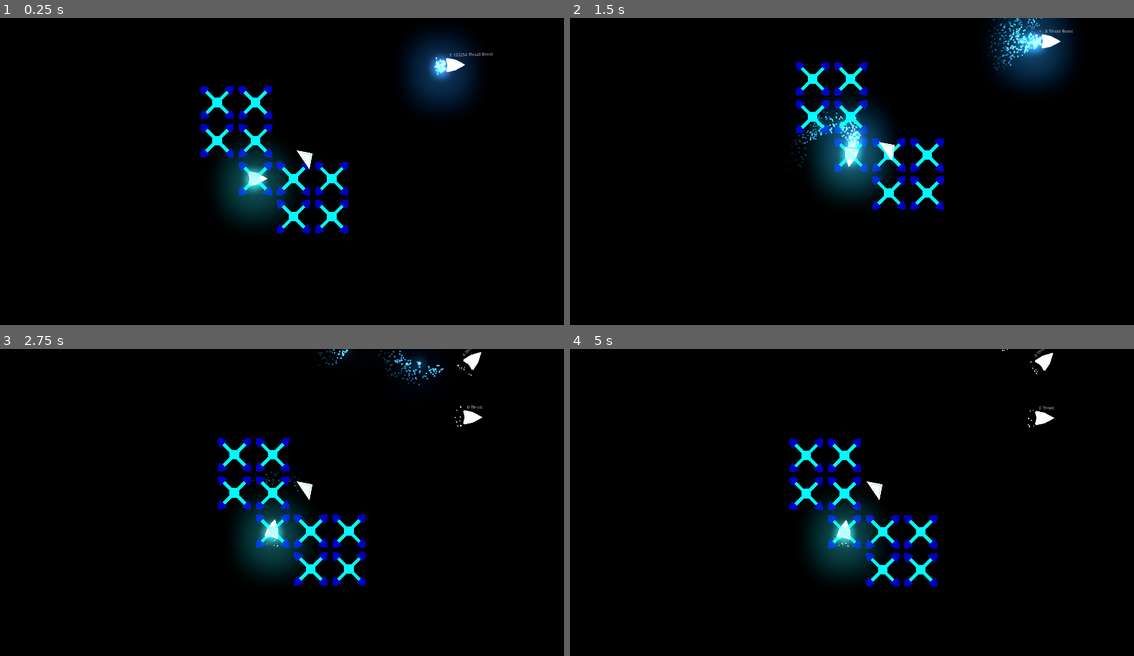
Above: before the commit, frames 1-4 (two rows, left to right).
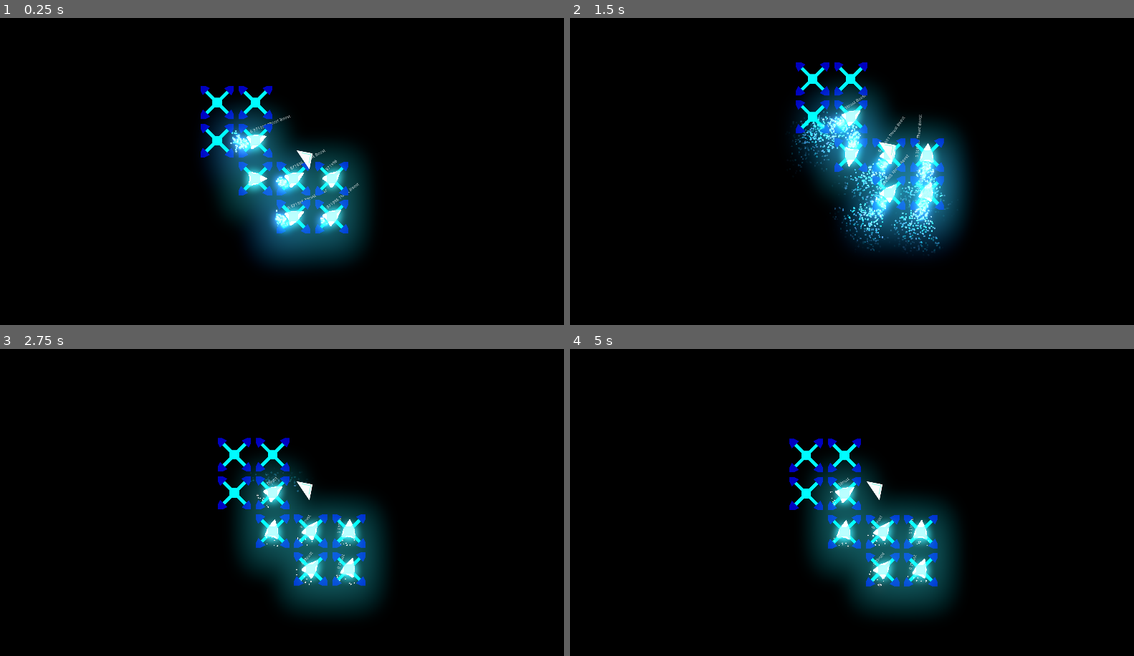
Above: after the commit, the same moments.

Repository: Insta-x/boost-racer
Game: Godot game, scene res://Src/Game.tscn
Same seed, same stepped clock (60 frames per second), same inputs: the game is played once before the commit and once after it.
Inputs:
- Up to frame 1 (0.25 s): no input
- Up to frame 2 (1.5 s): hold D (turn_right) 0.53-1.28 s; hold Shift (boost) 0.53-1.28 s; hold Space (brake) from 1.28 s (still down); tap Shift (boost) at 1.35 s
- Up to frame 3 (2.75 s): release Space (brake) at 2.03 s; hold D (turn_right) from 2.03 s (still down); hold Shift (boost) from 2.03 s (still down)
- Up to frame 4 (5 s): release D (turn_right) at 2.78 s; release Shift (boost) at 2.78 s; hold W (thrust) 2.78-3.53 s; tap Shift (boost) at 2.85, 4.35 s; hold Shift (boost) 3.53-4.28 s; hold A (turn_left) from 3.53 s (still down)

The runs differ from the first frame. In frame 1, 12% of the frame differs, in the area x 36-88%, y 4-82%; in frame 2, 13%, in the area x 39-90%, y 0-78%; in frame 3, 8.5%; in frame 4, 8.0%.

Commit message:
finish park

Diff:
--- a/Src/GameWorld.tscn
+++ b/Src/GameWorld.tscn
@@ -12,7 +12,7 @@
 collision_mask = 3
 
 [node name="CollisionPolygon2D" type="CollisionPolygon2D" parent="OuterWall"]
-polygon = PoolVector2Array( -640, 9088, -640, 9024, -64, 844 …(310 unchanged characters)…  2752, 14080, 2432, 13504, 1856, 13504, -64, 11840, -64, 11520, 256, 11520, 1472 …(161 unchanged characters)…
+polygon = PoolVector2Array( -640, 9088, -640, 9024, -64, 844 …(310 unchanged characters)…  2752, 14080, 2432, 13504, 1856, 13504, 256, 13952, -192, 13632, -512, 13184, -64, 11840, -64, 11520, 256, 11520, 1472 …(161 unchanged characters)…
 __meta__ = {
 "_edit_lock_": true
 }
@@ -107,7 +107,7 @@
 position = Vector2( 13504, -64 )
 
 [node name="CollisionPolygon2D" type="CollisionPolygon2D" parent="FinishArea2D"]
-polygon = PoolVector2Array( 0, 0, -320, 0, -256, 192, -192, 256, 0, 320 )
+polygon = PoolVector2Array( 128, -448, -320, 0, -256, 192, -192, 256, 0, 320, 448, -128 )
 __meta__ = {
 "_edit_lock_": true
 }
@@ -392,18 +392,18 @@
 rotation = 0.201052
 
 [node name="EnemyRacer" parent="PathFinder" instance=ExtResource( 1 )]
-position = Vector2( 151, 8578 )
+position = Vector2( -64, 9216 )
 
 [node name="EnemyRacer2" parent="PathFinder" instance=ExtResource( 1 )]
-position = Vector2( 471, 8834 )
+position = Vector2( 64, 9344 )
 
 [node name="EnemyRacer3" parent="PathFinder" instance=ExtResource( 1 )]
-position = Vector2( 351, 8562 )
+position = Vector2( 64, 9216 )
 
 [node name="EnemyRacer4" parent="PathFinder" instance=ExtResource( 1 )]
-position = Vector2( 479, 8643 )
+position = Vector2( -64, 9344 )
 
 [node name="EnemyRacer5" parent="PathFinder" instance=ExtResource( 1 )]
-position = Vector2( 129, 8371 )
+position = Vector2( -192, 9088 )
 
 [editable path="PathFinder"]
--- a/Src/RaceComponents/RacerLock.tscn
+++ b/Src/RaceComponents/RacerLock.tscn
@@ -3,6 +3,7 @@
 [ext_resource path="res://Src/RaceComponents/RacerLock.gd" type="Script" id=1]
 
 [node name="RacerLock" type="Polygon2D"]
+z_index = 1
 color = Color( 0, 1.86, 2, 0.5 )
 polygon = PoolVector2Array( -32, 40, -8, 16, 8, 16, 32, 40, 40, 32, 16, 8, 16, -8, 40, -32, 32, -40, 8, -16, -8, -16, -32, -40, -40, -32, -16, -8, -16, 8, -40, 32 )
 script = ExtResource( 1 )
